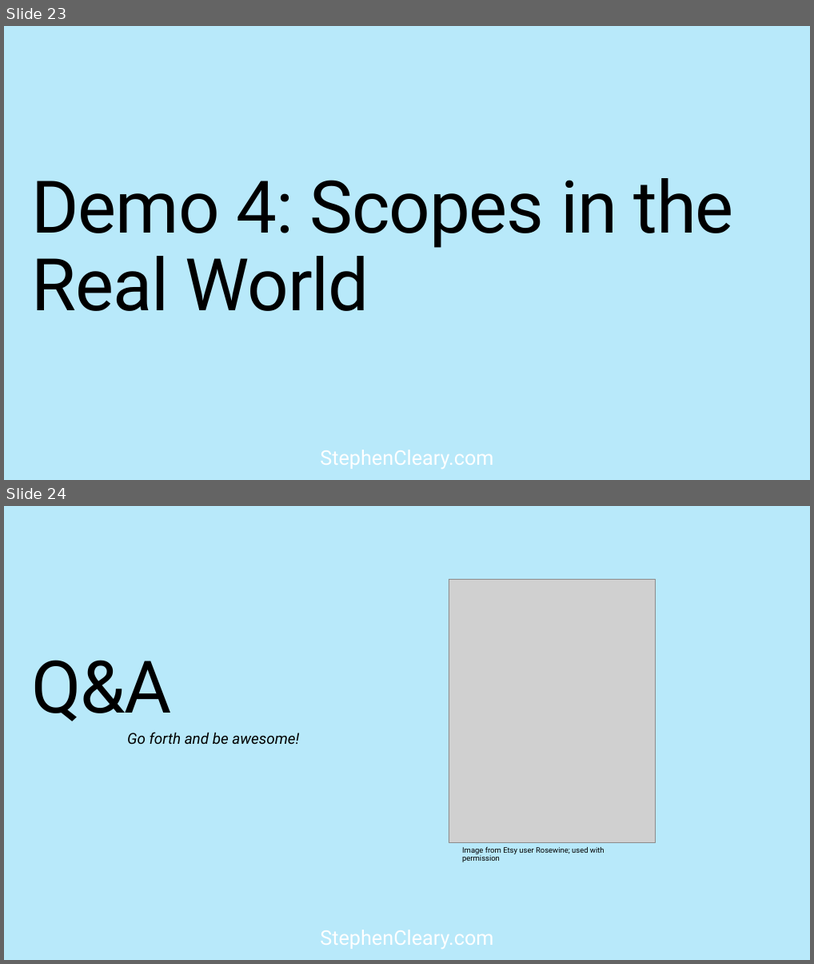
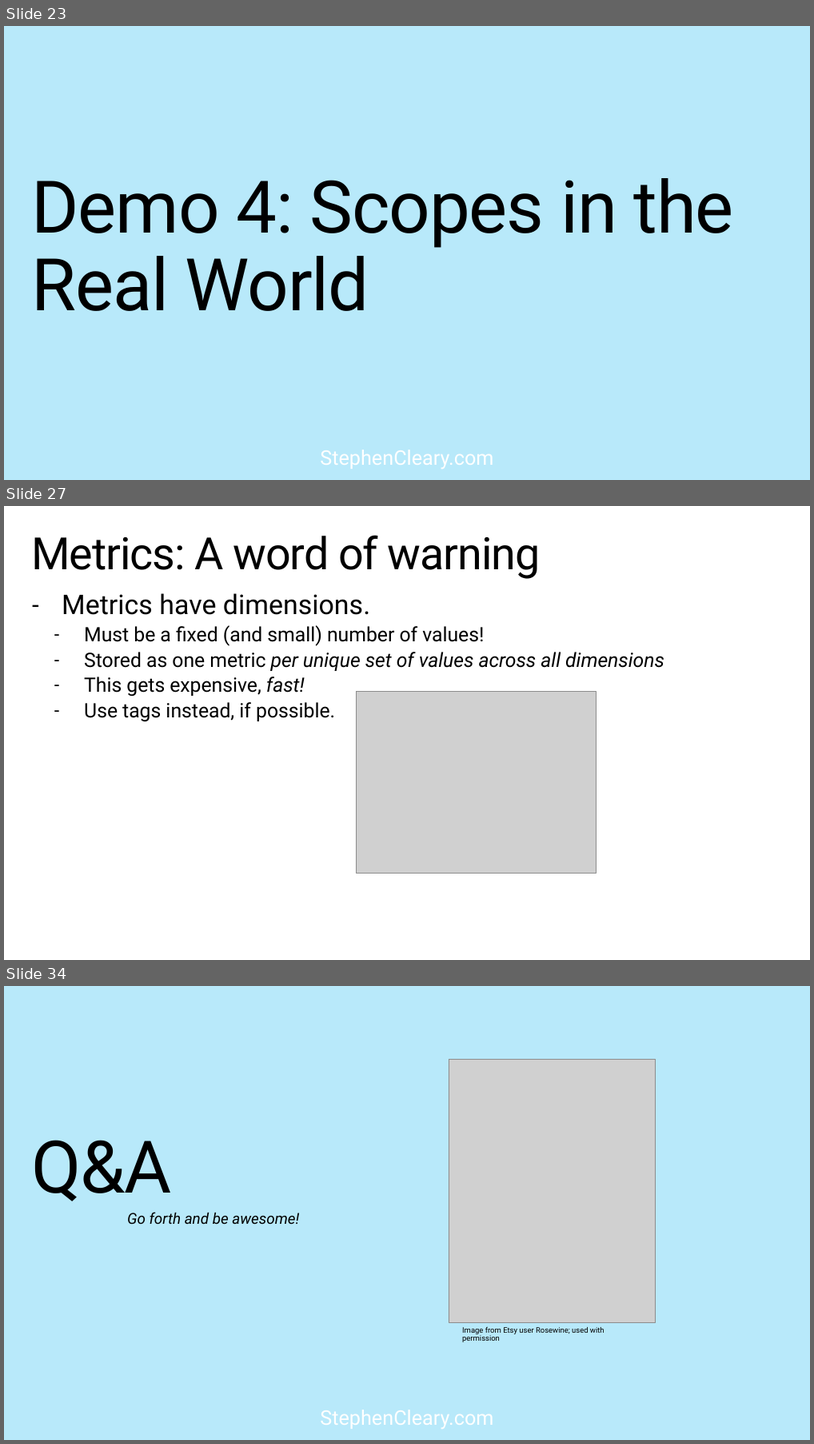
Before and after one commit to StephenCleary/Presentations, a slide deck: Telemetry/Logging Hero.pptx. Shown one above the other, each under a label of ours: slides 23 and 24 before the commit, slides 23, 27 and 34 after it; the slides between them are not shown. The pictures are 814x964 and 814x1444 pixels, drawn with LibreOffice and Linux fonts; fonts in the diff are those of the drawing; grey boxes stand for pictures; background and template pictures are left out. Boxes give left, top, right and bottom in pixels: in the first picture for what was removed or moved away, otherwise in the second. Text is boxed around its words. In the diff, an @@ line names an element or a change of style, - is before the commit and + after.

```diff
--- a/Telemetry/Logging Hero.pptx
+++ b/Telemetry/Logging Hero.pptx
@@ slide 27 added at (4,506,810,960), background picture (left out); not listed: 1 template element that a slide beside it also shows @@
@@ title added at (31,535,541,579), 52.9 pt, text #000000 @@
+Metrics: A word of warning
@@ text added at (62,593,665,721), 23.5 pt, text #000000 @@
+– Metrics have dimensions.
+  – Must be a fixed (and small) number of values!
+  – Stored as one metric per unique set of values across all dimensions
+  – This gets expensive, fast!
+  – Use tags instead, if possible.
@@ picture added at (356,691,596,872) @@
@@ what was slide 24 is now slide 34 @@
```
Also in this commit, not shown: 4 slides changed, 9 other slides added, 1 other file.
